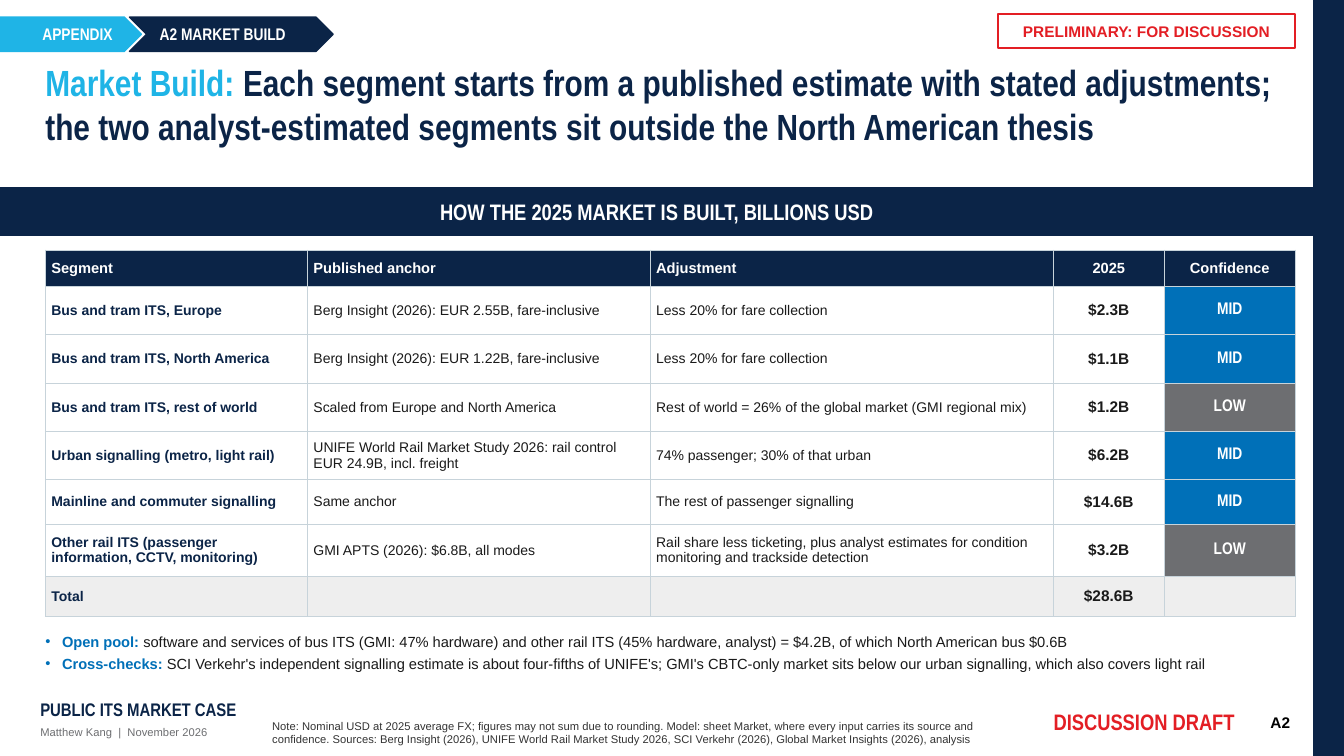
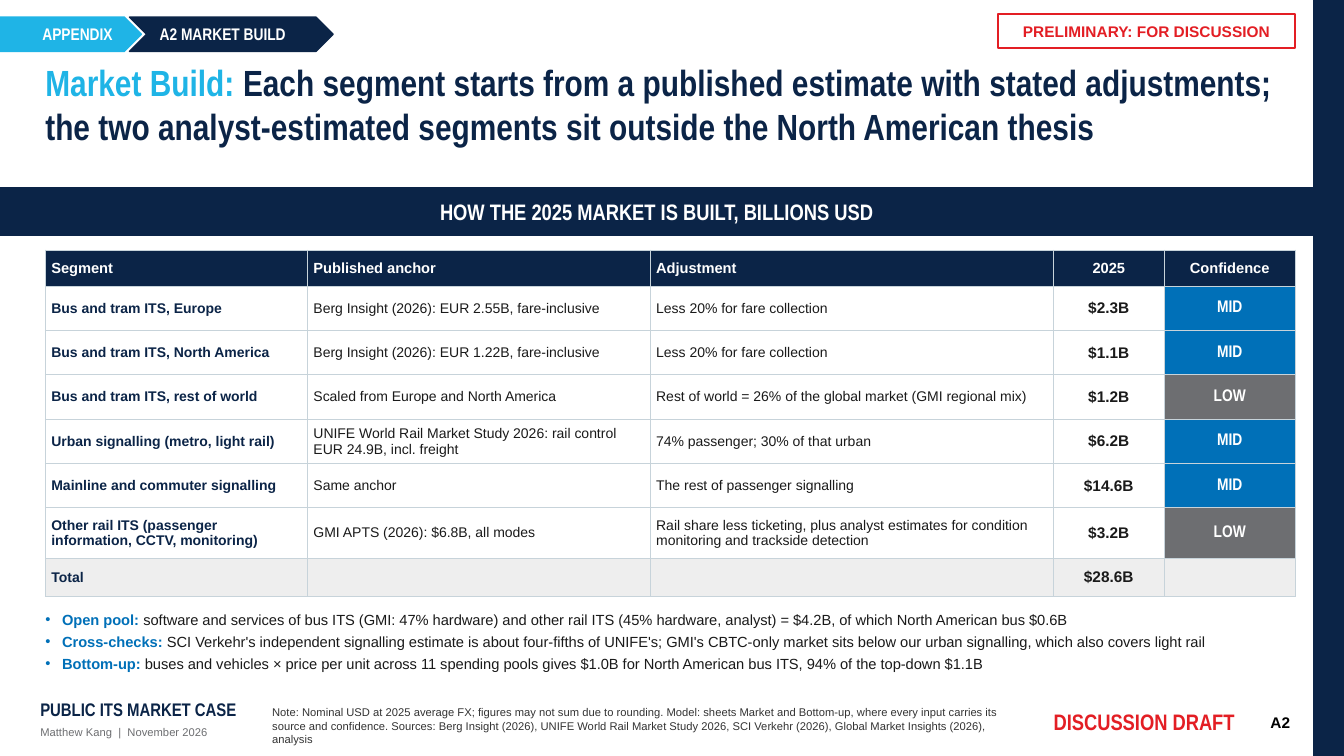
Before and after one commit to matthewkang858/Project-2-, a slide deck: slide 3 of its-market-case/deck/Public_ITS_Market_Case_Appendix.pptx. Drawn at 1344x756 pixels with LibreOffice and Linux fonts; fonts in the diff are those of the drawing. Boxes give left, top, right and bottom in pixels: in the first picture for what was removed or moved away, otherwise in the second. Text is boxed around its words. In the diff, an @@ line names an element or a change of style, - is before the commit and + after.

```diff
--- a/its-market-case/deck/Public_ITS_Market_Case_Appendix.pptx
+++ b/its-market-case/deck/Public_ITS_Market_Case_Appendix.pptx
@@ table: place and size @@
-table at <box>45,250,1296,606</box>
+table at <box>45,250,1296,587</box>
@@ text "Open pool: software and services ...": place and size @@
-text "Open pool: software and services ..." at <box>62,636,1205,672</box>
+text "Open pool: software and services ..." at <box>62,614,1205,672</box>
@@ text at <box>62,658,983,672</box>: paragraph added @@
+• Bottom-up: buses and vehicles × price per unit across 11 spending pools gives $1.0B for North American bus ITS, 94% of the top-down $1.1B
@@ text at <box>272,708,996,746</box>: text changed @@
-Note: Nominal USD at 2025 average FX; figures may not sum due to rounding. Model: sheet Market, where every input carries its source and confidence. Sources: Berg Insight (2026), UNIFE World Rail Market Study 2026, SCI Verkehr (2026), Global Market Insights (2026), analysis
+Note: Nominal USD at 2025 average FX; figures may not sum due to rounding. Model: sheets Market and Bottom-up, where every input carries its source and confidence. Sources: Berg Insight (2026), UNIFE World Rail Market Study 2026, SCI Verkehr (2026), Global Market Insights (2026), analysis
```
Also in this commit, not shown: 11 other files.
